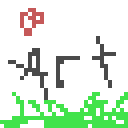
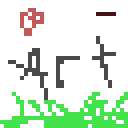
Layers edited between the first and the second 128 x 128 image:
painted on "Ground TIle" over [96, 12, 116, 16]
hid "Background" over [96, 12, 116, 16]
